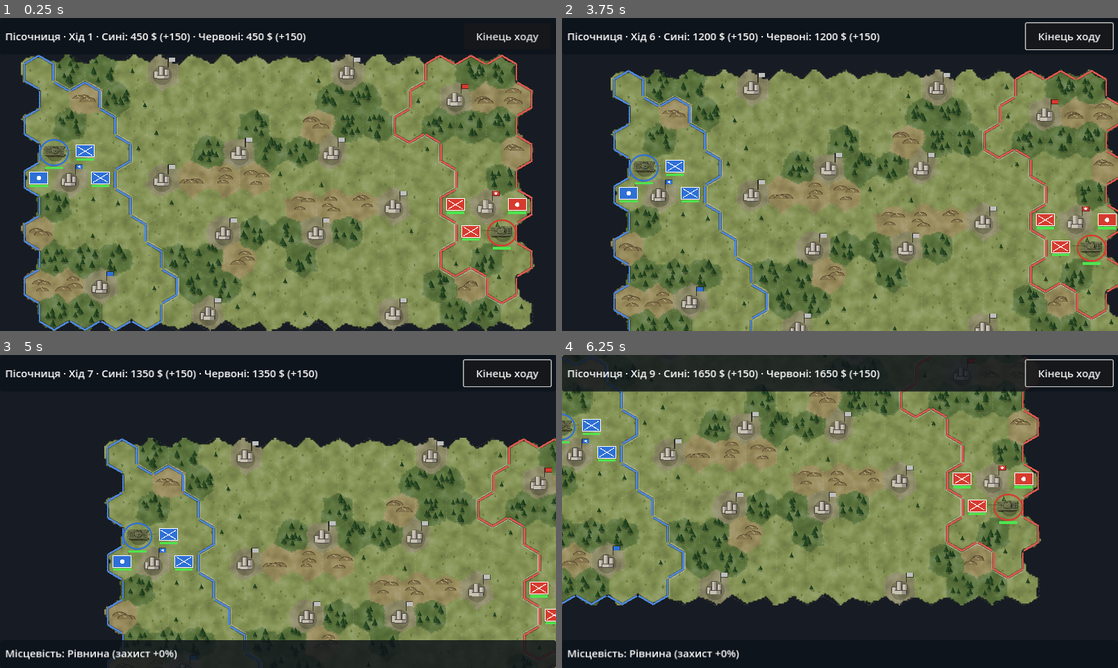
Above: before the commit, frames 1-4 (two rows, left to right).
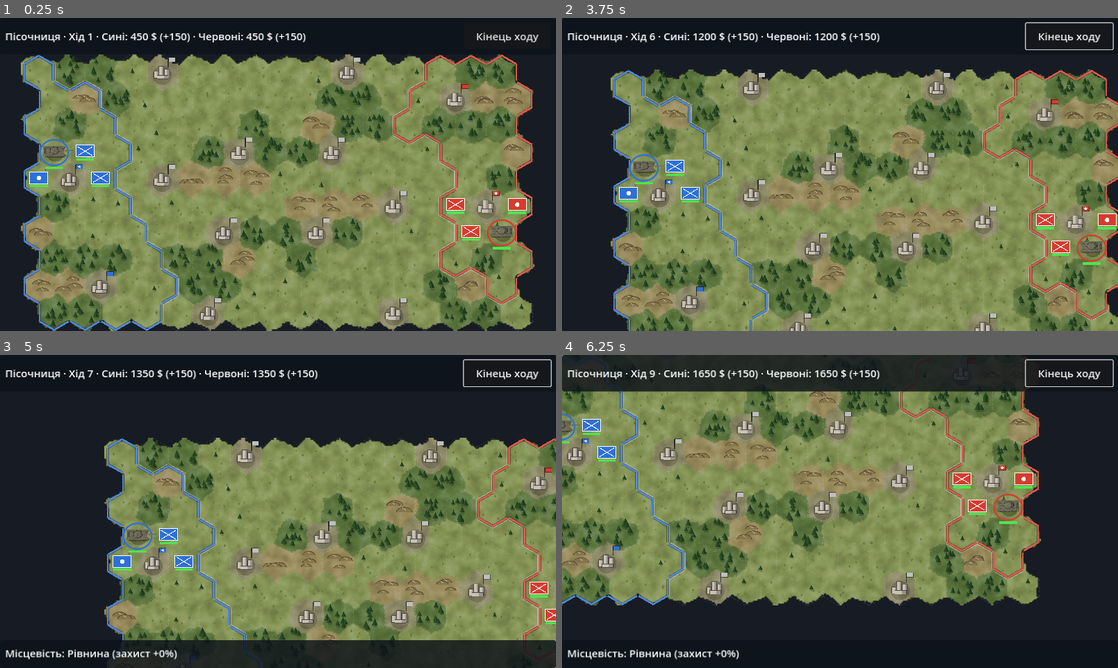
Above: after the commit, the same moments.

Repository: dambldor571-maker/Cloud
Game: Godot game, scene res://scenes/main.tscn
The game is run twice, just before and just after one commit, with the same random seed, the same clock (stepped at 60 frames per second) and the same inputs.
Inputs (mouse positions are in pixels of both pictures, inside the frame that each line leads up to):
- Up to frame 1 (0.25 s): no input
- Up to frame 2 (3.75 s): click "Кінець ходу" at 0.5 s; click "Кінець ходу" at 1.25 s; click "Кінець ходу" at 2 s; tap Enter at 2.75 s; move the mouse to (962, 158) at 2.77 s; click (962, 158) at 2.92 s; tap Space at 3.5 s; drag from (728, 190) to (812, 237) at 3.52 s
- Up to frame 3 (5 s): tap Enter at 4.25 s; move the mouse to (333, 442) at 4.27 s; click (333, 442) at 4.42 s
- Up to frame 4 (6.25 s): tap Space at 5 s; drag from (812, 574) to (673, 464) at 5.02 s; tap Enter at 5.75 s; move the mouse to (1006, 558) at 5.77 s; click (1006, 558) at 5.92 s

The runs differ from the first frame. In frame 1, 0.1% of the frame differs, in the area x 7-93%, y 40-71%; in frame 2, 0.1%; in frame 3, less than 0.1%; in frame 4, less than 0.1%.

Commit message:
Use the new T-72 (Rambo model, own paint) as the tank sprite
Six-direction sprites rendered from tools/source_models/t72_rambo.glb
with our paint, painted-on hull detail and weathering replace the Meshy
T-72 sprites.

Co-Authored-By: Claude Opus 5.5 <noreply@anthropic.com>
Claude-Session: https://claude.ai/code/session_01DGzcrkN7G6Q8ozASAUm8BS

Diff:
--- a/assets/units/t72.json
+++ /dev/null
@@ -1 +0,0 @@
-{"anchor":[160,169.835433959961],"directions":6,"elevation":65,"hull_offset_m":1.3,"px_per_m":29.0909090909091}
--- /dev/null
+++ b/assets/units/t72_rambo.json
@@ -0,0 +1 @@
+{"anchor":[160,169.835433959961],"directions":6,"elevation":65,"hull_offset_m":1.35,"px_per_m":29.0909090909091}
--- a/scripts/rules.gd
+++ b/scripts/rules.gd
@@ -40,7 +40,7 @@
 ## Pseudo-3D sprites rendered by tools/render_units.gd (assets/units/<name>.png/.json).
 ## Unit types without an entry are drawn as NATO symbols.
 const SPRITES := {
-	"tank": "t72",
+	"tank": "t72_rambo",
 }
 
 const BUILD_ORDER: Array[String] = ["infantry", "tank", "artillery", "air_defense", "drone"]
Binary file removed: assets/units/t72_0.png
Binary file removed: assets/units/t72_1.png
Binary file removed: assets/units/t72_2.png
Binary file removed: assets/units/t72_3.png
Binary file removed: assets/units/t72_4.png
Binary file removed: assets/units/t72_5.png
Binary file added: assets/units/t72_rambo_0.png
Not shown, changed: assets/units/t72_rambo_0.png.import
Binary file added: assets/units/t72_rambo_1.png
Not shown, changed: assets/units/t72_rambo_1.png.import
Binary file added: assets/units/t72_rambo_2.png
Not shown, changed: assets/units/t72_rambo_2.png.import
(and 8 more such lines)
